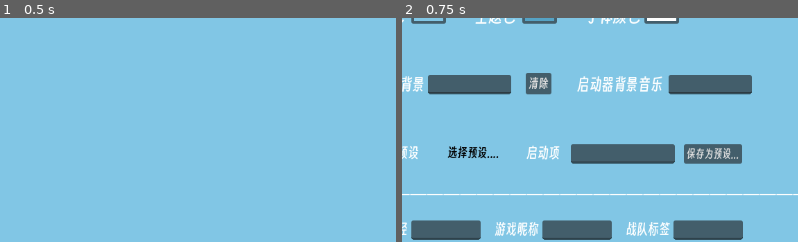
Above: before the commit, frames 1-2 (left to right).
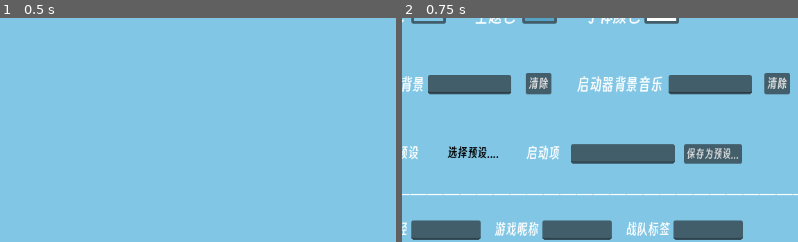
Above: after the commit, the same moments.

Repository: xuezhaju/Campfire-
Game: Godot game, scene res://scene/main_ui.tscn
The game is run twice, just before and just after one commit, with the same random seed, the same clock (stepped at 60 frames per second) and the same inputs.
Inputs:
- Up to frame 1 (0.5 s): no input
- Up to frame 2 (0.75 s): click "设置" at 0.5 s
The pictures show only the part of the screen within x 36-86%, y 16-66%; the shares and areas given below are measured in that part.

Frame 1 is identical in both runs. In frame 2, 0.6% of the frame differs, in the area x 91-98%, y 24-35%.

Commit message:
自定义音乐

Diff:
--- a/scene/main_ui.gd
+++ b/scene/main_ui.gd
@@ -5,8 +5,14 @@
 @onready var background: ColorRect = $Background
 @onready var main_color: ColorRect = $Main/MainColor
 @onready var picture: TextureRect = $Picture
+@onready var audio_stream_player: AudioStreamPlayer = $AudioStreamPlayer
 
 func _ready() -> void:
+	if Global.music_path != "":
+		audio_stream_player.play()
+	else :
+		audio_stream_player.stop()
+
 	if Global.back_picture_path == "":
 		picture.hide()
 		picture.process_mode = Node.PROCESS_MODE_DISABLED
--- a/scene/main_ui.tscn
+++ b/scene/main_ui.tscn
@@ -8,6 +8,7 @@
 [ext_resource type="Script" uid="uid://ch36dl6ck0a60" path="res://scripts/main_color.gd" id="5_i4ba5"]
 [ext_resource type="Script" uid="uid://clb2mof7ovm17" path="res://scripts/font_color.gd" id="6_niqgt"]
 [ext_resource type="Script" uid="uid://c02vk3mc5gweo" path="res://scripts/back_picture.gd" id="8_hjt2u"]
+[ext_resource type="Script" uid="uid://hxat6no8uaoa" path="res://scripts/music.gd" id="9_eib71"]
 
 [node name="MainUI" type="Control"]
 layout_mode = 3
@@ -265,17 +266,27 @@
 theme_override_font_sizes/font_size = 18
 text = "清除"
 
-[node name="Label" type="Label" parent="Setting/CenterContainer/VBoxContainer/PicturesSettings"]
+[node name="Music" type="Label" parent="Setting/CenterContainer/VBoxContainer/PicturesSettings"]
 layout_mode = 2
 theme_override_font_sizes/font_size = 22
 text = "启动器背景音乐"
-
-[node name="LineEdit" type="LineEdit" parent="Setting/CenterContainer/VBoxContainer/PicturesSettings/Label"]
+script = ExtResource("9_eib71")
+
+[node name="MusicLineEdit" type="LineEdit" parent="Setting/CenterContainer/VBoxContainer/PicturesSettings/Music"]
 custom_minimum_size = Vector2(120, 0)
 layout_mode = 0
 offset_left = 132.0
 offset_right = 185.0
 offset_bottom = 28.0
+
+[node name="Button" type="Button" parent="Setting/CenterContainer/VBoxContainer/PicturesSettings/Music"]
+layout_mode = 0
+offset_left = 270.0
+offset_top = -3.0
+offset_right = 307.0
+offset_bottom = 28.0
+theme_override_font_sizes/font_size = 18
+text = "清除"
 
 [node name="启动项设置" type="HBoxContainer" parent="Setting/CenterContainer/VBoxContainer"]
 custom_minimum_size = Vector2(600, 50)
@@ -403,6 +414,16 @@
 ok_button_text = "Open"
 cancel_button_text = "取消"
 file_mode = 0
+
+[node name="MusicSearch" type="FileDialog" parent="."]
+title = "Open a File"
+initial_position = 1
+ok_button_text = "Open"
+cancel_button_text = "取消"
+file_mode = 0
+access = 2
+
+[node name="AudioStreamPlayer" type="AudioStreamPlayer" parent="."]
 
 [connection signal="pressed" from="Main/VBoxContainer/ServerList" to="." method="_on_server_list_pressed"]
 [connection signal="pressed" from="Main/VBoxContainer/Settings" to="." method="_on_settings_pressed"]
--- a/scripts/Global.gd
+++ b/scripts/Global.gd
@@ -7,6 +7,7 @@
 var main_color := Color(0.333, 0.635, 0.769)
 
 var settings_save_path := "C://Users/Campfires/CampfireSettings"
+var music_path :String = ""
 
 signal settings_changed
 
@@ -36,6 +37,7 @@
 	config.set_value("Settings", "main_color", Global.main_color)
 	config.set_value("Settings", "font_color", Global.font_color)
 	config.set_value("Settings", "back_picture_path", Global.back_picture_path)
+	config.set_value("Settings", "music_path", Global.music_path)
 
 	# 保存到用户目录
 	var err = config.save(settings_save_path)
@@ -63,6 +65,7 @@
 		main_color = config.get_value("Settings", "main_color", Color(0.333, 0.635, 0.769))
 		font_color = config.get_value("Settings", "font_color", Color(0.996, 1.0, 1.0))
 		back_picture_path = config.get_value("Settings", "back_picture_path", "")
+		music_path = config.get_value("Settings", "music_path", "")
 
 
 func create_folder(path: String):
--- a/scripts/font_settings.gd
+++ b/scripts/font_settings.gd
@@ -7,7 +7,7 @@
 	$"../Setting/CenterContainer/VBoxContainer/ColorSetings/MainColor",
 	$"../Setting/CenterContainer/VBoxContainer/ColorSetings/FontColor",
 	$"../Setting/CenterContainer/VBoxContainer/PicturesSettings/BackPicture",
-	$"../Setting/CenterContainer/VBoxContainer/PicturesSettings/Label",
+	$"../Setting/CenterContainer/VBoxContainer/PicturesSettings/Music",
 	$"../Setting/CenterContainer/VBoxContainer/启动项设置/启动器预设",
 	$"../Setting/CenterContainer/VBoxContainer/启动项设置/启动项",
 	$"../Setting/CenterContainer/VBoxContainer/UserSettings/头像",
--- /dev/null
+++ b/scripts/music.gd
@@ -0,0 +1,52 @@
+extends Label
+
+@onready var music_line_edit: LineEdit = $MusicLineEdit
+@onready var button: Button = $Button
+@onready var music_search: FileDialog = $"../../../../../MusicSearch"
+@onready var audio_stream_player: AudioStreamPlayer = $"../../../../../AudioStreamPlayer"
+
+func _ready():
+	# 初始化时显示当前保存的音乐路径
+	if Global.music_path:
+		music_line_edit.text = Global.music_path
+		load_and_play_music(Global.music_path)
+
+	# 连接信号
+	music_line_edit.gui_input.connect(_on_music_line_edit_gui_input)
+	music_search.file_selected.connect(_on_file_selected)
+	button.pressed.connect(_on_button_pressed)
+
+func _on_music_line_edit_gui_input(event: InputEvent):
+	if event is InputEventMouseButton and event.pressed and event.button_index == MOUSE_BUTTON_LEFT:
+		music_search.popup_centered()
+
+func _on_button_pressed():
+	# 保留按钮功能，但可以隐藏按钮如果不需要
+	music_search.popup_centered()
+
+func _on_file_selected(path: String):
+	# 保存路径到全局变量
+	Global.music_path = path
+	music_line_edit.text = path
+	load_and_play_music(path)
+
+func load_and_play_music(path: String):
+	if FileAccess.file_exists(path):
+		var audio_stream: AudioStream
+		if path.ends_with(".ogg"):
+			audio_stream = AudioStreamOggVorbis.load_from_file(path)
+		elif path.ends_with(".wav"):
+			audio_stream = AudioStreamWAV.load_from_file(path)
+		elif path.ends_with(".mp3"):
+			audio_stream = AudioStreamMP3.load_from_file(path)
+		else:
+			push_error("Unsupported audio format")
+			return
+
+		if audio_stream:
+			audio_stream_player.stream = audio_stream
+			audio_stream_player.play()
+		else:
+			push_error("Failed to load audio file")
+	else:
+		push_error("File not found: " + path)
Not shown: 1 places in scene/main_ui.tscn that only renumber resources
Not shown, added: scripts/music.gd.uid
